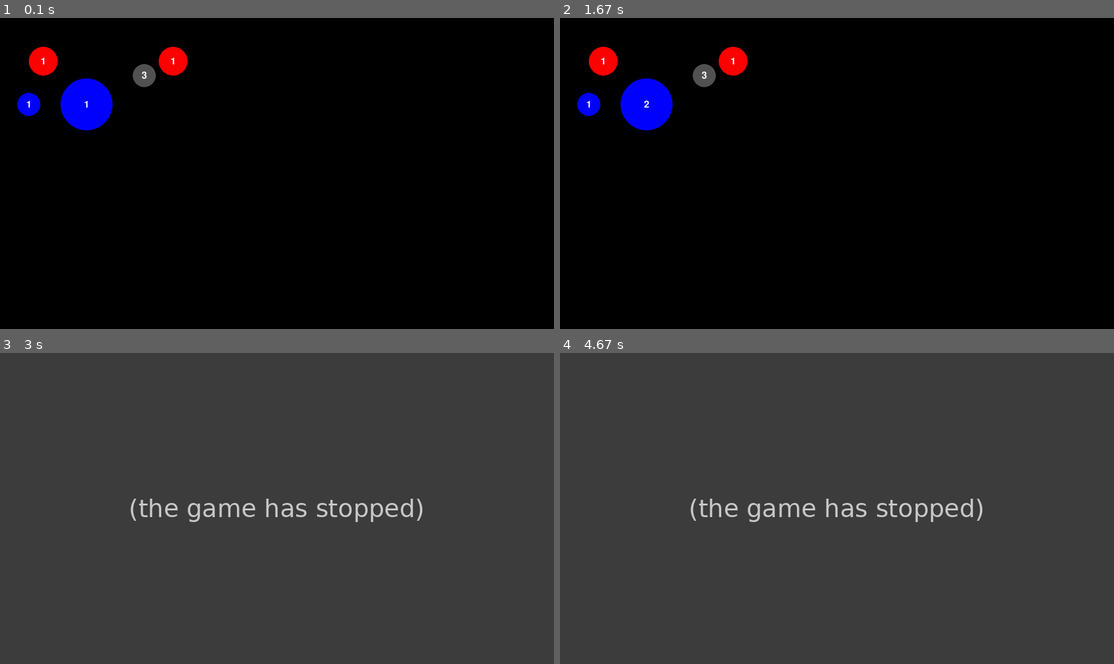
Above: before the commit, frames 1-4 (two rows, left to right).
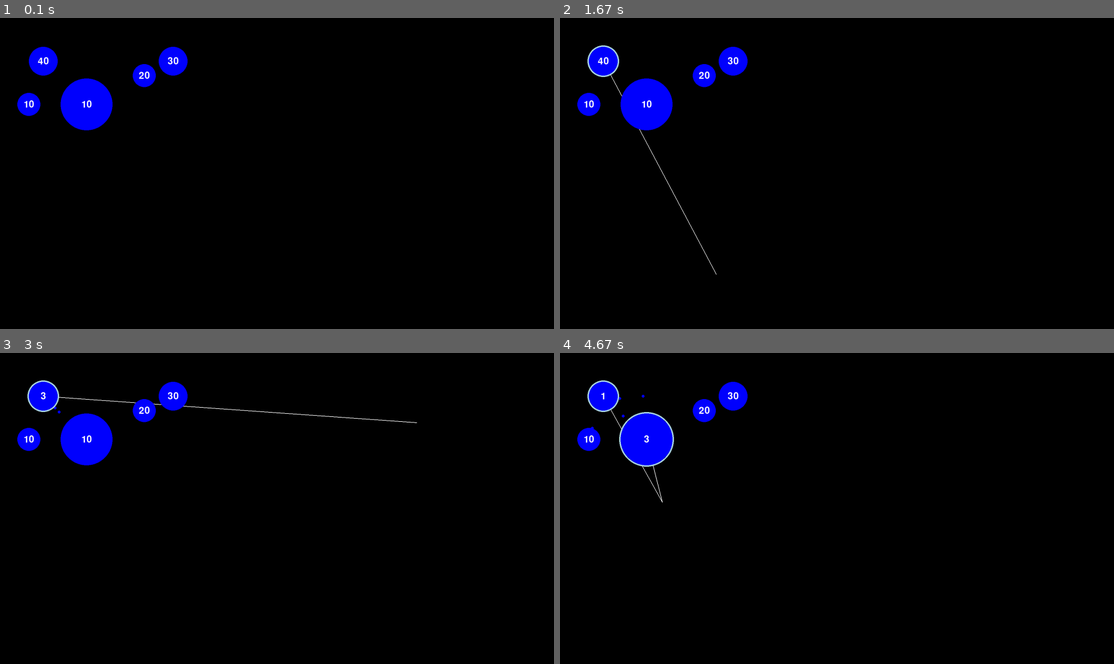
Above: after the commit, the same moments.

Repository: msa2984/teals-pygame
Game: pygame game, started from pygame/nano_wars/main.py
Two runs of this game, one before a commit and one after it. Both use one fixed random seed, a clock stepped at 60 frames per second and the inputs below.
Inputs (mouse positions are in pixels of both pictures, inside the frame that each line leads up to):
- Up to frame 1 (0.1 s): no input
- Up to frame 2 (1.67 s): press the mouse at (587, 105) at 0.37 s; move the mouse to (626, 114) at 0.47 s; release the mouse at (665, 126) at 0.6 s; press the mouse at (587, 105) at 0.7 s; move the mouse to (620, 101) at 0.8 s; release the mouse at (648, 98) at 0.93 s; click (820, 157) at 1.05 s; press the mouse at (604, 61) at 1.37 s; move the mouse to (659, 167) at 1.47 s; release the mouse at (715, 273) at 1.6 s
- Up to frame 3 (3 s): press the mouse at (88, 440) at 1.7 s; move the mouse to (105, 499) at 1.8 s; release the mouse at (121, 558) at 1.93 s; press the mouse at (88, 440) at 2.03 s; move the mouse to (282, 415) at 2.13 s; release the mouse at (481, 390) at 2.27 s; press the mouse at (171, 396) at 2.37 s; move the mouse to (210, 393) at 2.47 s; release the mouse at (249, 393) at 2.6 s; press the mouse at (27, 440) at 2.7 s; move the mouse to (221, 430) at 2.8 s; release the mouse at (415, 421) at 2.93 s
- Up to frame 4 (4.67 s): press the mouse at (648, 440) at 3.03 s; move the mouse to (764, 464) at 3.13 s; release the mouse at (881, 489) at 3.27 s; press the mouse at (604, 396) at 3.37 s; move the mouse to (659, 458) at 3.47 s; release the mouse at (720, 520) at 3.6 s; press the mouse at (704, 408) at 3.7 s; move the mouse to (681, 415) at 3.8 s; release the mouse at (665, 421) at 3.93 s; press the mouse at (604, 396) at 4.03 s; move the mouse to (742, 402) at 4.13 s; release the mouse at (875, 408) at 4.27 s; press the mouse at (704, 408) at 4.37 s; move the mouse to (681, 455) at 4.47 s; release the mouse at (659, 502) at 4.6 s

The runs differ from the first frame. In frame 1, 1.1% of the frame differs, in the area x 4-34%, y 9-29%; in frame 2, 1.3%; in frame 3, 100%; in frame 4, 100%, in the area x 0-100%, y 0-100%.
Error before the commit: AttributeError: 'list' object has no attribute 'position' (mini_cell.py line 44); the game stopped at 2.37 s (later frames are placeholders)

Commit message:
huge progress

Diff:
--- a/pygame/nano_wars/logic/friendly_cell.py
+++ b/pygame/nano_wars/logic/friendly_cell.py
@@ -1,5 +1,6 @@
 from models.cell import Cell
 from models.mini_cell import MiniCell, spawn_and_move_mini_cells
+from models.transfer import Transfer
 from pygame import *
 
 # def friendly_cell_logic(highlighted_cells: list, line_active: bool, cell: Cell, mini_cells: MiniCell, screen: Surface) -> bool:
@@ -36,25 +37,19 @@
 #     return line_active  # Return the current state if nothing happens
 
 # This function should handle the transfer logic only
-def handle_transfer(highlighted_cells, target_cell, mini_cells):
-    total_transfer = 0
-    # Calculate the total amount to transfer from highlighted cells
+def handle_transfer(highlighted_cells, target_cell, mini_cells) -> list[Transfer]:
+    transfer_obj_list = []  # List to store transfer objects
+
     for highlighted in highlighted_cells:
-        if highlighted.counter >= 2:  # Only consider cells with at least 2
+        if highlighted.counter >= 2:
             mini_cell = spawn_and_move_mini_cells(highlighted, target_cell, mini_cells)  # Spawn mini-cells
-            print(f"HANDLE TRANSFER DIRECTION: {mini_cell} | {mini_cell.distance}")
+            transfer_amount = highlighted.counter // 2
+            highlighted.counter -= transfer_amount
 
-            transfer_amount = highlighted.counter // 2  # Half of their current value
-            total_transfer += transfer_amount  # Add to the total transfer
-            highlighted.counter -= transfer_amount  # Deduct from the highlighted cell
-
-            if total_transfer > 0:
-                print(f"Total transfer: {total_transfer}, friendly cell counter before: {target_cell.counter}")
-
-            # Subtract the total transfer amount from the gray cell
-            target_cell.counter += total_transfer  # This will allow it to go negative
-
-    return total_transfer
+            # Create a Transfer object and append to the list
+            transfer_obj = Transfer(target_count=transfer_amount, target_cell=target_cell, source_minicell=mini_cell, distance=mini_cell.distance)
+            transfer_obj_list.append(transfer_obj)
+    return transfer_obj_list  # Return the list of Transfer objects
 
 # This function should manage the movement and drawing of mini-cells
 def update_mini_cells(mini_cells, screen):
--- a/pygame/nano_wars/main.py
+++ b/pygame/nano_wars/main.py
@@ -17,11 +17,11 @@
 
 # Create a list of circles
 cells = [
-    Cell((150, 150), 50, RED, counter=1),  # Red circle at (150, 150)
-    Cell((600, 150), 50, RED, counter=1),  # Red circle at (600, 150)
-    Cell((500, 200), 40, GRAY, counter=3),  # Green circle at (500, 200)
-    Cell((300, 300), 90, BLUE, counter=1),  # Blue circle at (300, 300)
-    Cell((100, 300), 40, BLUE, counter=1),  # Blue circle at (100, 300)
+    Cell((150, 150), 50, BLUE, counter=40),  # Red circle at (150, 150)
+    Cell((600, 150), 50, BLUE, counter=30),  # Red circle at (600, 150)
+    Cell((500, 200), 40, BLUE, counter=20),  # Green circle at (500, 200)
+    Cell((300, 300), 90, BLUE, counter=10),  # Blue circle at (300, 300)
+    Cell((100, 300), 40, BLUE, counter=10),  # Blue circle at (100, 300)
 ]
 
 line_active = False  # Variable to track if the line is currently being drawn
@@ -30,6 +30,7 @@
 highlighted_cells = []  # List to track which cells are currently highlighted
 selection_rect = None
 mini_cells = []  # List to track the mini cells
+transfer_list = []
 
 def check_selection(cells, selection_rect):
     selected_cells = []
@@ -76,7 +77,9 @@
                             cell.line_end = mouse_pos  # Store the cursor position to draw the line
                         elif len(highlighted_cells) >= 1:
                             # In your game loop, you now separate the transfer logic from mini-cell updates
-                            handle_transfer(highlighted_cells, cell, mini_cells)
+                            result = handle_transfer(highlighted_cells, cell, mini_cells)
+                            for item in result:
+                                transfer_list.append(item)
                     elif cell.color == GRAY and highlighted_cells:  # If clicked on a gray cell and any blue cells are highlighted
                         # line_active = enemy_cell_logic(highlighted_cells=highlighted_cells, line_active=line_active, cell=cell)
                         # spawn_and_move_mini_cells(highlighted_cells, cell, mini_cells)
@@ -150,7 +153,18 @@
 
     # In the update/draw section of your game loop
     if update_mini_cells(mini_cells, screen):
-        print("it returned true! :O")
+        # Sort the transfer_list by distance (ascending, so closer items come first)
+        transfer_list = sorted(transfer_list, key=lambda cell: cell.distance)
+
+        if transfer_list:  # Ensure the list is not empty
+            # Apply target_count to the closest cell (first in the list)
+            closest_transfer = transfer_list[0]
+            closest_transfer.target_cell.counter += closest_transfer.target_count
+            print(f"Updated cell: {closest_transfer.target_cell}, Transfer amount: {closest_transfer.target_count}, Distance: {closest_transfer.distance}")
+
+            # Remove the processed transfer from the list
+            transfer_list.pop(0)
+
 
     # Get the current time in milliseconds
     current_time = pygame.time.get_ticks()
--- a/pygame/nano_wars/models/cell.py
+++ b/pygame/nano_wars/models/cell.py
@@ -86,13 +86,13 @@
         # Smaller radius -> longer interval; larger radius -> shorter interval
         dynamic_update_interval = max(200, 2250 - self.radius * 10)  # Adjust scaling as needed
 
-        # If the cell is blue or red and the time elapsed is greater than the update interval
-        if self.color in (BLUE, RED):
-            time_elapsed = current_time - self.last_update_time
+        # # If the cell is blue or red and the time elapsed is greater than the update interval
+        # if self.color in (BLUE, RED):
+        #     time_elapsed = current_time - self.last_update_time
 
-            if time_elapsed >= dynamic_update_interval:
-                self.counter += 1  # Increment by 1
-                self.last_update_time = current_time  # Update last_update_time
+        #     if time_elapsed >= dynamic_update_interval:
+        #         self.counter += 1  # Increment by 1
+        #         self.last_update_time = current_time  # Update last_update_time
 
     def check_click(self, mouse_pos):
         # Function to check if the mouse click is inside this circle
@@ -101,10 +101,10 @@
         inside = (dx * dx + dy * dy) <= (self.radius * self.radius)
 
         # Only print when there's a positive click inside or debug when it's outside
-        if inside:
-            print(f"Mouse inside circle at {self.position}")
-        else:
-            print(f"Mouse NOT INSIDE circle at {self.position}")
+        # if inside:
+        #     print(f"Mouse inside circle at {self.position}")
+        # else:
+        #     print(f"Mouse NOT INSIDE circle at {self.position}")
         return inside
 
 
--- /dev/null
+++ b/pygame/nano_wars/models/transfer.py
@@ -0,0 +1,12 @@
+from models.mini_cell import MiniCell
+from models.cell import Cell
+
+class Transfer:
+    def __init__(self, target_count: int, target_cell: Cell, source_minicell: MiniCell, distance: float):
+        self.target_count = target_count
+        self.target_cell = target_cell
+        self.source_minicell = source_minicell
+        self.distance = distance
+
+    def __repr__(self):
+        return f"Transfer(target_count={self.target_count}, target_cell={self.target_cell}, source_minicell={self.source_minicell}, distance={self.distance})"
Not shown, changed: pygame/nano_wars/requirements.txt
